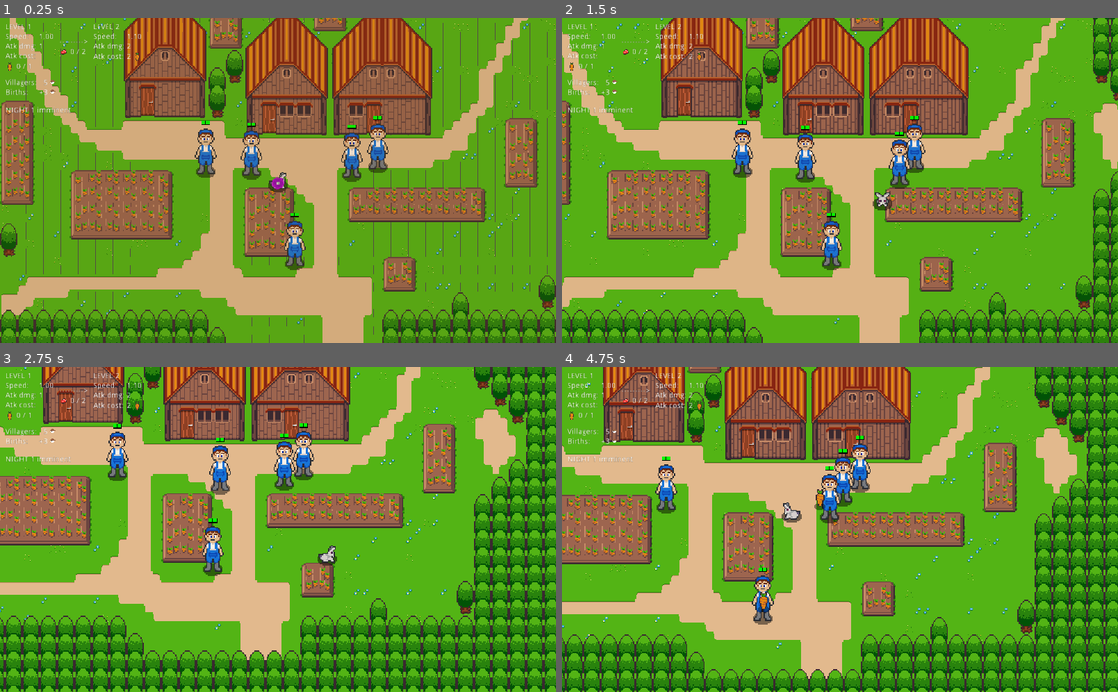
Above: before the commit, frames 1-4 (two rows, left to right).
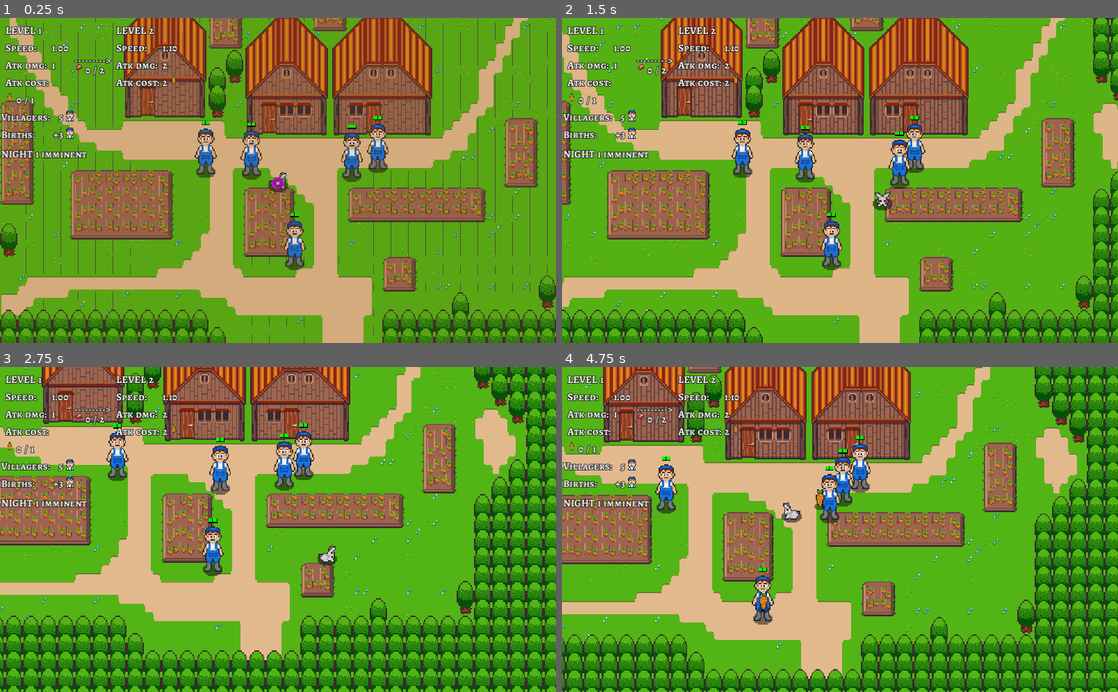
Above: after the commit, the same moments.

Repository: axerosh/rabbit-rampage
Game: Godot game, scene res://level2.tscn
Same seed, same stepped clock (60 frames per second), same inputs: the game is played once before the commit and once after it.
Inputs:
- Up to frame 1 (0.25 s): no input
- Up to frame 2 (1.5 s): tap Enter at 0.5 s; hold D (move_right) 0.53-1.28 s; tap Space (attack) at 0.6, 1.35 s; hold S (move_down) from 1.28 s (still down)
- Up to frame 3 (2.75 s): release S (move_down) at 2.03 s; hold D (move_right) from 2.03 s (still down); tap Space (attack) at 2.1 s
- Up to frame 4 (4.75 s): release D (move_right) at 2.78 s; hold W (move_up) 2.78-3.53 s; tap Space (attack) at 2.85, 3.6, 4.35 s; hold A (move_left) from 3.53 s (still down)

The runs differ from the first frame. In frame 1, 2.7% of the frame differs, in the area x 0-32%, y 1-44%; in frame 2, 2.7%; in frame 3, 2.7%; in frame 4, 2.7%.

Commit message:
Fix font and icons

Diff:
--- a/gui/gui.tscn
+++ b/gui/gui.tscn
@@ -1,15 +1,17 @@
-[gd_scene load_steps=7 format=2]
+[gd_scene load_steps=8 format=2]
 
 [ext_resource path="res://images/carrot.png" type="Texture" id=1]
 [ext_resource path="res://images/flesh.png" type="Texture" id=2]
 [ext_resource path="res://gui/GuiUpdater.gd" type="Script" id=3]
 [ext_resource path="res://images/night_overlay.png" type="Texture" id=4]
 [ext_resource path="res://gui/gameover_overlay.gd" type="Script" id=5]
-[ext_resource path="res://images/human_farmer_head.png" type="Texture" id=6]
+[ext_resource path="res://images/farmerz_head.png" type="Texture" id=6]
+[ext_resource path="res://gui/zaa_theme.tres" type="Theme" id=7]
 
 [node name="GUI" type="Control"]
 anchor_right = 1.0
 anchor_bottom = 1.0
+theme = ExtResource( 7 )
 script = ExtResource( 3 )
 __meta__ = {
 "_edit_use_anchors_": false
@@ -26,19 +28,19 @@
 }
 
 [node name="Current" type="VBoxContainer" parent="Leveling"]
-margin_right = 69.0
-margin_bottom = 88.0
+margin_right = 93.0
+margin_bottom = 156.0
 __meta__ = {
 "_edit_use_anchors_": false
 }
 
 [node name="Level" type="HBoxContainer" parent="Leveling/Current"]
-margin_right = 69.0
-margin_bottom = 14.0
+margin_right = 93.0
+margin_bottom = 28.0
 
 [node name="Label" type="Label" parent="Leveling/Current/Level"]
-margin_right = 36.0
-margin_bottom = 14.0
+margin_right = 59.0
+margin_bottom = 28.0
 text = "Level"
 valign = 1
 uppercase = true
@@ -47,9 +49,9 @@
 }
 
 [node name="Value" type="Label" parent="Leveling/Current/Level"]
-margin_left = 40.0
-margin_right = 48.0
-margin_bottom = 14.0
+margin_left = 63.0
+margin_right = 70.0
+margin_bottom = 28.0
 text = "1"
 valign = 1
 uppercase = true
@@ -58,14 +60,14 @@
 }
 
 [node name="GridContainer" type="GridContainer" parent="Leveling/Current"]
-margin_top = 18.0
-margin_right = 69.0
-margin_bottom = 68.0
+margin_top = 32.0
+margin_right = 93.0
+margin_bottom = 124.0
 columns = 2
 
 [node name="SpeedLabel" type="Label" parent="Leveling/Current/GridContainer"]
-margin_right = 57.0
-margin_bottom = 14.0
+margin_right = 82.0
+margin_bottom = 28.0
 text = "Speed:"
 valign = 1
 __meta__ = {
@@ -73,9 +75,9 @@
 }
 
 [node name="SpeedValue" type="Label" parent="Leveling/Current/GridContainer"]
-margin_left = 61.0
-margin_right = 69.0
-margin_bottom = 14.0
+margin_left = 86.0
+margin_right = 93.0
+margin_bottom = 28.0
 text = "1"
 valign = 1
 __meta__ = {
@@ -83,9 +85,9 @@
 }
 
 [node name="DamageLabel" type="Label" parent="Leveling/Current/GridContainer"]
-margin_top = 18.0
-margin_right = 57.0
-margin_bottom = 32.0
+margin_top = 32.0
+margin_right = 82.0
+margin_bottom = 60.0
 text = "Atk dmg:"
 valign = 1
 __meta__ = {
@@ -93,10 +95,10 @@
 }
 
 [node name="DamageValue" type="Label" parent="Leveling/Current/GridContainer"]
-margin_left = 61.0
-margin_top = 18.0
-margin_right = 69.0
-margin_bottom = 32.0
+margin_left = 86.0
+margin_top = 32.0
+margin_right = 93.0
+margin_bottom = 60.0
 text = "1"
 valign = 1
 __meta__ = {
@@ -104,9 +106,9 @@
 }
 
 [node name="CostLabel" type="Label" parent="Leveling/Current/GridContainer"]
-margin_top = 36.0
-margin_right = 57.0
-margin_bottom = 50.0
+margin_top = 64.0
+margin_right = 82.0
+margin_bottom = 92.0
 text = "Atk cost:"
 valign = 1
 __meta__ = {
@@ -114,14 +116,15 @@
 }
 
 [node name="CarrotCount" type="HBoxContainer" parent="Leveling/Current"]
-margin_top = 72.0
-margin_right = 69.0
-margin_bottom = 88.0
+margin_top = 128.0
+margin_right = 93.0
+margin_bottom = 156.0
 __meta__ = {
 "_edit_use_anchors_": false
 }
 
 [node name="Unit" type="TextureRect" parent="Leveling/Current/CarrotCount"]
+margin_top = 8.0
 margin_right = 16.0
 margin_bottom = 16.0
 texture = ExtResource( 1 )
@@ -131,41 +134,39 @@
 
 [node name="CountValue" type="Label" parent="Leveling/Current/CarrotCount"]
 margin_left = 20.0
-margin_top = 1.0
-margin_right = 28.0
-margin_bottom = 15.0
+margin_right = 30.0
+margin_bottom = 28.0
 text = "0"
 valign = 1
 
 [node name="Divider" type="Label" parent="Leveling/Current/CarrotCount"]
-margin_left = 32.0
-margin_top = 1.0
-margin_right = 37.0
-margin_bottom = 15.0
+margin_left = 34.0
+margin_right = 41.0
+margin_bottom = 28.0
 text = "/"
 valign = 1
 
 [node name="CostValue" type="Label" parent="Leveling/Current/CarrotCount"]
-margin_left = 41.0
-margin_top = 1.0
-margin_right = 49.0
-margin_bottom = 15.0
+margin_left = 45.0
+margin_right = 52.0
+margin_bottom = 28.0
 text = "1"
 valign = 1
 
 [node name="LevelUp" type="VBoxContainer" parent="Leveling"]
-margin_left = 79.0
-margin_right = 132.0
-margin_bottom = 88.0
+margin_left = 103.0
+margin_right = 166.0
+margin_bottom = 156.0
+custom_constants/separation = -10
 alignment = 1
 __meta__ = {
 "_edit_use_anchors_": false
 }
 
 [node name="Arrow" type="Label" parent="Leveling/LevelUp"]
-margin_top = 27.0
-margin_right = 53.0
-margin_bottom = 41.0
+margin_top = 55.0
+margin_right = 63.0
+margin_bottom = 83.0
 text = "--------->"
 valign = 1
 uppercase = true
@@ -174,16 +175,17 @@
 }
 
 [node name="FleshCounter" type="HBoxContainer" parent="Leveling/LevelUp"]
-margin_top = 45.0
-margin_right = 53.0
-margin_bottom = 61.0
+margin_top = 73.0
+margin_right = 63.0
+margin_bottom = 101.0
 __meta__ = {
 "_edit_use_anchors_": false
 }
 
 [node name="Unit" type="TextureRect" parent="Leveling/LevelUp/FleshCounter"]
+margin_top = 8.0
 margin_right = 16.0
-margin_bottom = 16.0
+margin_bottom = 24.0
 texture = ExtResource( 2 )
 __meta__ = {
 "_edit_use_anchors_": false
@@ -191,43 +193,40 @@
 
 [node name="CountValue" type="Label" parent="Leveling/LevelUp/FleshCounter"]
 margin_left = 20.0
-margin_top = 1.0
-margin_right = 28.0
-margin_bottom = 15.0
+margin_right = 30.0
+margin_bottom = 28.0
 text = "0"
 valign = 1
 
 [node name="Divider" type="Label" parent="Leveling/LevelUp/FleshCounter"]
-margin_left = 32.0
-margin_top = 1.0
-margin_right = 37.0
-margin_bottom = 15.0
+margin_left = 34.0
+margin_right = 41.0
+margin_bottom = 28.0
 text = "/"
 valign = 1
 
 [node name="CostValue" type="Label" parent="Leveling/LevelUp/FleshCounter"]
-margin_left = 41.0
-margin_top = 1.0
-margin_right = 49.0
-margin_bottom = 15.0
+margin_left = 45.0
+margin_right = 55.0
+margin_bottom = 28.0
 text = "2"
 valign = 1
 
 [node name="Next" type="VBoxContainer" parent="Leveling"]
-margin_left = 142.0
-margin_right = 231.0
-margin_bottom = 88.0
+margin_left = 176.0
+margin_right = 292.0
+margin_bottom = 156.0
 __meta__ = {
 "_edit_use_anchors_": false
 }
 
 [node name="Level" type="HBoxContainer" parent="Leveling/Next"]
-margin_right = 89.0
-margin_bottom = 14.0
+margin_right = 116.0
+margin_bottom = 28.0
 
 [node name="Label" type="Label" parent="Leveling/Next/Level"]
-margin_right = 36.0
-margin_bottom = 14.0
+margin_right = 59.0
+margin_bottom = 28.0
 text = "Level"
 valign = 1
 uppercase = true
@@ -236,9 +235,9 @@
 }
 
 [node name="Value" type="Label" parent="Leveling/Next/Level"]
-margin_left = 40.0
-margin_right = 48.0
-margin_bottom = 14.0
+margin_left = 63.0
+margin_right = 73.0
+margin_bottom = 28.0
 text = "2"
 valign = 1
 uppercase = true
@@ -247,14 +246,14 @@
 }
 
 [node name="GridContainer" type="GridContainer" parent="Leveling/Next"]
-margin_top = 18.0
-margin_right = 89.0
-margin_bottom = 70.0
+margin_top = 32.0
+margin_right = 116.0
+margin_bottom = 124.0
 columns = 2
 
 [node name="SpeedLabel" type="Label" parent="Leveling/Next/GridContainer"]
-margin_right = 57.0
-margin_bottom = 14.0
+margin_right = 82.0
+margin_bottom = 28.0
 text = "Speed:"
 valign = 1
 __meta__ = {
@@ -262,9 +261,9 @@
 }
 
 [node name="SpeedValue" type="Label" parent="Leveling/Next/GridContainer"]
-margin_left = 61.0
-margin_right = 89.0
-margin_bottom = 14.0
+margin_left = 86.0
+margin_right = 116.0
+margin_bottom = 28.0
 text = "1.1"
 valign = 1
 __meta__ = {
@@ -272,9 +271,9 @@
 }
 
 [node name="DamageLabel" type="Label" parent="Leveling/Next/GridContainer"]
-margin_top = 18.0
-margin_right = 57.0
-margin_bottom = 32.0
+margin_top = 32.0
+margin_right = 82.0
+margin_bottom = 60.0
 text = "Atk dmg:"
 valign = 1
 __meta__ = {
@@ -282,10 +281,10 @@
 }
 
 [node name="DamageValue" type="Label" parent="Leveling/Next/GridContainer"]
-margin_left = 61.0
-margin_top = 18.0
-margin_right = 89.0
-margin_bottom = 32.0
+margin_left = 86.0
+margin_top = 32.0
+margin_right = 116.0
+margin_bottom = 60.0
 text = "2"
 valign = 1
 __meta__ = {
@@ -293,9 +292,9 @@
 }
 
 [node name="CostLabel" type="Label" parent="Leveling/Next/GridContainer"]
-margin_top = 37.0
-margin_right = 57.0
-margin_bottom = 51.0
+margin_top = 64.0
+margin_right = 82.0
+margin_bottom = 92.0
 text = "Atk cost:"
 valign = 1
 __meta__ = {
@@ -303,15 +302,14 @@
 }
 
 [node name="Cost" type="HBoxContainer" parent="Leveling/Next/GridContainer"]
-margin_left = 61.0
-margin_top = 36.0
-margin_right = 89.0
-margin_bottom = 52.0
+margin_left = 86.0
+margin_top = 64.0
+margin_right = 116.0
+margin_bottom = 92.0
 
 [node name="Value" type="Label" parent="Leveling/Next/GridContainer/Cost"]
-margin_top = 1.0
-margin_right = 8.0
-margin_bottom = 15.0
+margin_right = 10.0
+margin_bottom = 28.0
 text = "2"
 valign = 1
 __meta__ = {
@@ -319,8 +317,10 @@
 }
 
 [node name="Unit" type="TextureRect" parent="Leveling/Next/GridContainer/Cost"]
-margin_left = 12.0
-margin_right = 28.0
+anchor_top = 0.261
+anchor_bottom = 0.261
+margin_left = 14.0
+margin_right = 30.0
 margin_bottom = 16.0
 texture = ExtResource( 1 )
 __meta__ = {
@@ -328,18 +328,18 @@
 }
 
 [node name="Village" type="GridContainer" parent="."]
-margin_left = 10.0
-margin_top = 113.0
-margin_right = 102.0
-margin_bottom = 145.0
+margin_left = 2.0
+margin_top = 170.0
+margin_right = 143.0
+margin_bottom = 208.0
 columns = 3
 __meta__ = {
 "_edit_use_anchors_": false
 }
 
 [node name="VillagersLabel" type="Label" parent="Village"]
-margin_right = 58.0
-margin_bottom = 14.0
+margin_right = 94.0
+margin_bottom = 28.0
 text = "Villagers:"
 valign = 1
 __meta__ = {
@@ -347,9 +347,9 @@
 }
 
 [node name="VillagersValue" type="Label" parent="Village"]
-margin_left = 62.0
-margin_right = 78.0
-margin_bottom = 14.0
+margin_left = 98.0
+margin_right = 115.0
+margin_bottom = 28.0
 text = "1"
 align = 2
 valign = 1
@@ -359,15 +359,15 @@
 }
 
 [node name="VillagersUnit" type="TextureRect" parent="Village"]
-margin_left = 82.0
-margin_right = 92.0
-margin_bottom = 14.0
+margin_left = 119.0
+margin_right = 139.0
+margin_bottom = 21.0
 texture = ExtResource( 6 )
 
 [node name="BirthsLabel" type="Label" parent="Village"]
-margin_top = 18.0
-margin_right = 58.0
-margin_bottom = 32.0
+margin_top = 32.0
+margin_right = 94.0
+margin_bottom = 60.0
 text = "Births:"
 valign = 1
 __meta__ = {
@@ -375,10 +375,10 @@
 }
 
 [node name="BirthsValue" type="Label" parent="Village"]
-margin_left = 62.0
-margin_top = 18.0
-margin_right = 78.0
-margin_bottom = 32.0
+margin_left = 98.0
+margin_top = 32.0
+margin_right = 115.0
+margin_bottom = 60.0
 text = "+1"
 align = 2
 valign = 1
@@ -388,29 +388,29 @@
 }
 
 [node name="BirthsUnit" type="TextureRect" parent="Village"]
-margin_left = 82.0
-margin_top = 18.0
-margin_right = 92.0
+margin_left = 119.0
+margin_top = 32.0
+margin_right = 139.0
+margin_bottom = 53.0
+texture = ExtResource( 6 )
+
+[node name="Time" type="HBoxContainer" parent="."]
+margin_left = 2.0
+margin_top = 236.0
+margin_right = 162.0
+margin_bottom = 268.0
+__meta__ = {
+"_edit_use_anchors_": false
+}
+
+[node name="Night" type="HBoxContainer" parent="Time"]
+margin_right = 72.0
 margin_bottom = 32.0
-texture = ExtResource( 6 )
-
-[node name="Time" type="HBoxContainer" parent="."]
-margin_left = 10.0
-margin_top = 155.0
-margin_right = 131.0
-margin_bottom = 187.0
-__meta__ = {
-"_edit_use_anchors_": false
-}
-
-[node name="Night" type="HBoxContainer" parent="Time"]
-margin_right = 54.0
-margin_bottom = 32.0
 
 [node name="Label" type="Label" parent="Time/Night"]
-margin_top = 9.0
-margin_right = 42.0
-margin_bottom = 23.0
+margin_top = 2.0
+margin_right = 61.0
+margin_bottom = 30.0
 text = "Night"
 valign = 1
 uppercase = true
@@ -419,10 +419,10 @@
 }
 
 [node name="Value" type="Label" parent="Time/Night"]
-margin_left = 46.0
-margin_top = 9.0
-margin_right = 54.0
-margin_bottom = 23.0
+margin_left = 65.0
+margin_top = 2.0
+margin_right = 72.0
+margin_bottom = 30.0
 text = "1"
 valign = 1
 uppercase = true
@@ -431,10 +431,10 @@
 }
 
 [node name="Imminent" type="Label" parent="Time"]
-margin_left = 58.0
-margin_top = 9.0
-margin_right = 121.0
-margin_bottom = 23.0
+margin_left = 76.0
+margin_top = 2.0
+margin_right = 160.0
+margin_bottom = 30.0
 text = "imminent"
 valign = 1
 __meta__ = {
--- /dev/null
+++ b/gui/zaa_theme.tres
@@ -0,0 +1,13 @@
+[gd_resource type="Theme" load_steps=3 format=2]
+
+[ext_resource path="res://gui/AlegreyaSC-Bold.ttf" type="DynamicFontData" id=1]
+
+[sub_resource type="DynamicFont" id=1]
+size = 20
+outline_size = 1
+outline_color = Color( 0, 0, 0, 1 )
+use_filter = true
+font_data = ExtResource( 1 )
+
+[resource]
+default_font = SubResource( 1 )
Binary file added: gui/AlegreyaSC-Bold.ttf
Binary file added: images/farmerz_head.png
Not shown, added: images/farmerz_head.png.import
